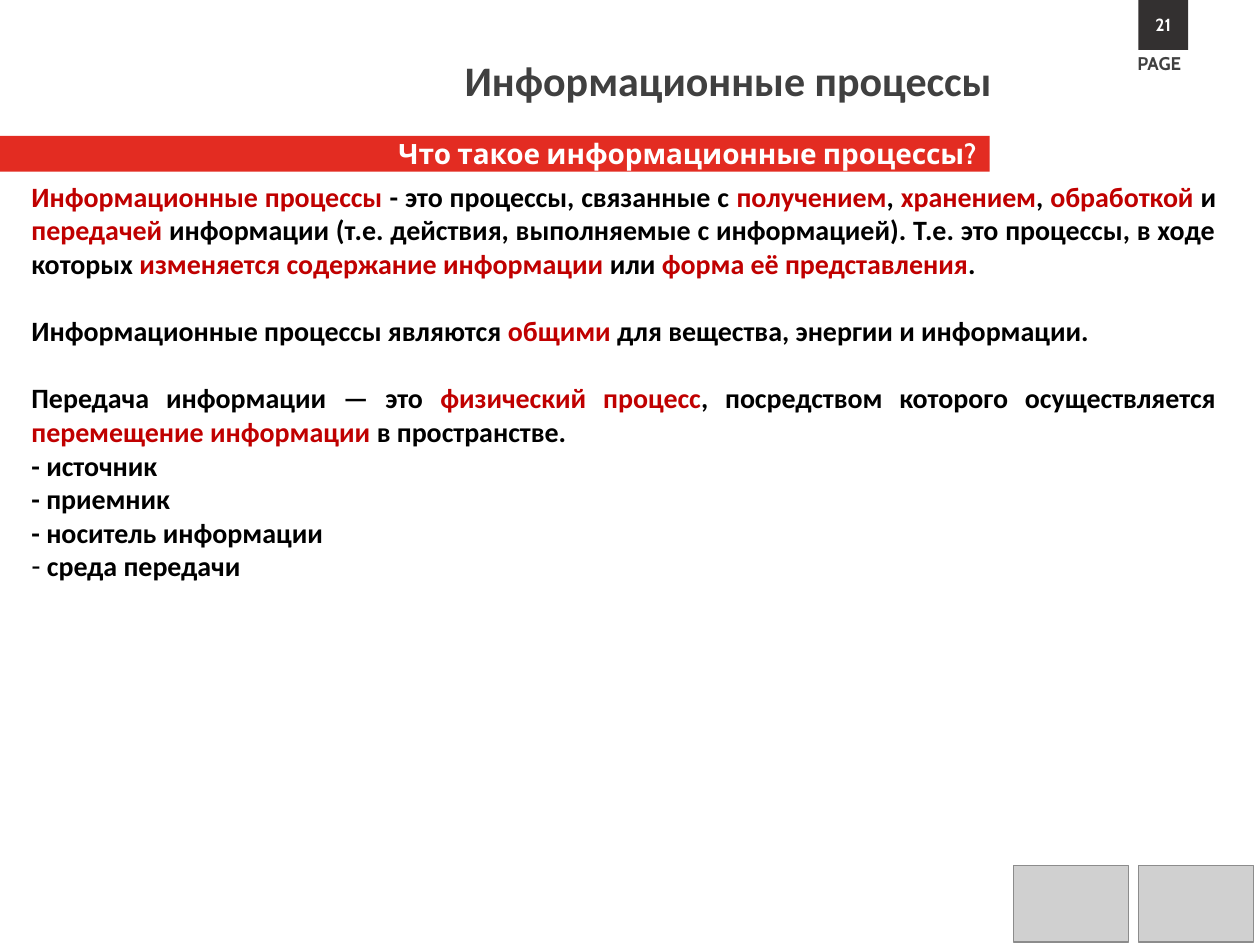
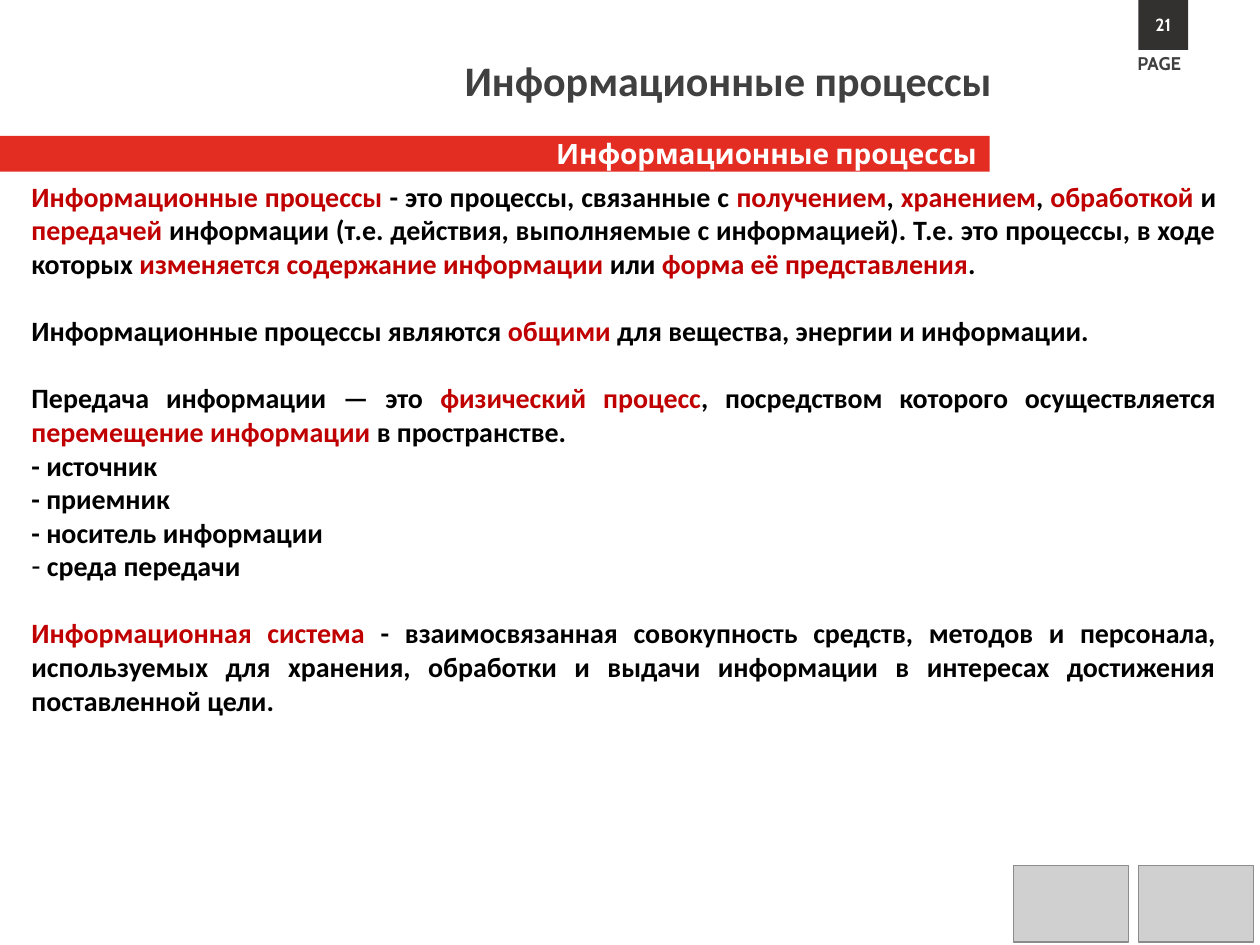
Before and after one commit to s1211001142/computer_science_course, a slide deck: slide 21 of Lectures/Л1.Информационные процессы.pptx. Drawn at 1260x945 pixels with LibreOffice and Linux fonts; fonts in the diff are those of the drawing; grey boxes stand for pictures; background and template pictures are left out. Boxes give left, top, right and bottom in pixels: in the first picture for what was removed or moved away, otherwise in the second. Text is boxed around its words. In the diff, an @@ line names an element or a change of style, - is before the commit and + after.

```diff
--- a/Lectures/Л1.Информационные процессы.pptx
+++ b/Lectures/Л1.Информационные процессы.pptx
@@ subtitle at box(556, 142, 976, 172): text changed @@
-Что такое информационные процессы?
+Информационные процессы
@@ text at box(31, 624, 1215, 716): paragraph added @@
+Информационная система - взаимосвязанная совокупность средств, методов и персонала, используемых для хранения, обработки и выдачи информации в интересах достижения поставленной цели.
```
Also in this commit, not shown: 36 other slides changed, 1 slide removed.
